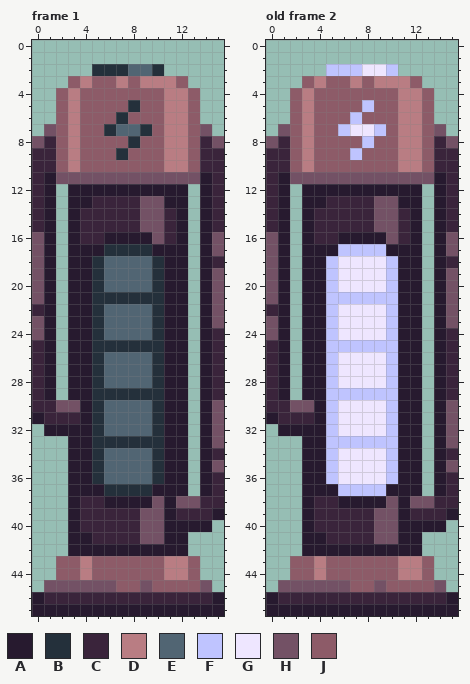
Two versions of one pixel-art file, Assets/Mechanics/battery.aseprite. The picture above was drawn from the file before the commit.
16x48 pixels, 3 frames. Shown: frame 1, old frame 2. The commit also changed other frames, which this record leaves out.
Palette (. is transparent): A #271a2f  B #24303b  C #3a243b  D #b97d83  E #516573  F #bfc4ff  G #eee6ff  H #735165  J #8d5b68
Pixels before, frame 1, first column x 0:
 2 .....BBBEEB.....
 3 ...JDJJDJDDDJ...
 4 ..JDJJJJJJJDDJ..
 5 ..JDJJJJBJJDDJ..
 6 ..JDJJJBJJJDDJ..
 7 .HJDJJBEEBJDDJH.
 8 HCJDJJJJBJJDDJCH
 9 CCJDJJJBJJJDDJCC
10 CCJDJJJJJJJDDJCC
11 CAHHHHHHHHHHHHAC
12 CA.AAAAAAAAAA.AC
13 CA.AACCCCHHAA.AC
14 CA.ACCCCCHHCA.AC
15 CA.ACCCCCHHCA.AC
16 HA.ACCAAAAHCA.AH
17 HA.AAABBBBAAA.AH
18 HA.AABEEEEBAA.AC
19 HA.AABEEEEBAA.AH
20 HA.AABEEEEBAA.AH
21 HA.AABBBBBBAA.AH
22 CA.AABEEEEBAA.AH
23 HA.AABEEEEBAA.AH
24 HA.AABEEEEBAA.AC
25 CA.AABBBBBBAA.AC
26 CA.AABEEEEBAA.AC
27 CA.AABEEEEBAA.AC
28 CA.AABEEEEBAA.AC
29 CA.AABBBBBBAA.AC
30 CCHHABEEEEBAA.AH
31 ACCCABEEEEBAA.AH
32 .AAAABEEEEBAA.AH
33 ...AABBBBBBAA.AH
34 ...AABEEEEBAA.AC
35 ...AABEEEEBAA.AH
36 ...AABEEEEBAA.AC
37 ...AAABBBBAAA.AC
38 ...ACCAAAAHAHHCC
39 ...ACCCCCHHACCCA
40 ...ACCCCCHHAAAA.
41 ...AACCCCHHAA...
42 ...AAAAAAAAAA...
43 ..JJDJJJJJJDDJ..
44 ..JJDJJJJJJDDJ..
45 .HHHHHHJJHJJJJH.
46 ACCCCCCCCCCCCCCA
47 AAAAAAAAAAAAAAAA
Pixels before, old frame 2, first column x 0:
 2 .....FFFGGF.....
 3 ...JDJJDJDDDJ...
 4 ..JDJJJJJJJDDJ..
 5 ..JDJJJJFJJDDJ..
 6 ..JDJJJFJJJDDJ..
 7 .HJDJJFGGFJDDJH.
 8 HCJDJJJJFJJDDJCH
 9 CCJDJJJFJJJDDJCC
10 CCJDJJJJJJJDDJCC
11 CAHHHHHHHHHHHHAC
12 CA.AAAAAAAAAA.AC
13 CA.AACCCCHHAA.AC
14 CA.ACCCCCHHCA.AC
15 CA.ACCCCCHHCA.AC
16 HA.ACCAAAAHCA.AH
17 HA.AAAFFFFAAA.AH
18 HA.AAFGGGGFAA.AC
19 HA.AAFGGGGFAA.AH
20 HA.AAFGGGGFAA.AH
21 HA.AAFFFFFFAA.AH
22 CA.AAFGGGGFAA.AH
23 HA.AAFGGGGFAA.AH
24 HA.AAFGGGGFAA.AC
25 CA.AAFFFFFFAA.AC
26 CA.AAFGGGGFAA.AC
27 CA.AAFGGGGFAA.AC
28 CA.AAFGGGGFAA.AC
29 CA.AAFFFFFFAA.AC
30 CCHHAFGGGGFAA.AH
31 ACCCAFGGGGFAA.AH
32 .AAAAFGGGGFAA.AH
33 ...AAFFFFFFAA.AH
34 ...AAFGGGGFAA.AC
35 ...AAFGGGGFAA.AH
36 ...AAFGGGGFAA.AC
37 ...AAAFFFFAAA.AC
38 ...ACCAAAAHAHHCC
39 ...ACCCCCHHACCCA
40 ...ACCCCCHHAAAA.
41 ...AACCCCHHAA...
42 ...AAAAAAAAAA...
43 ..JJDJJJJJJDDJ..
44 ..JJDJJJJJJDDJ..
45 .HHHHHHJJHJJJJH.
46 ACCCCCCCCCCCCCCA
47 AAAAAAAAAAAAAAAA
And afterwards:
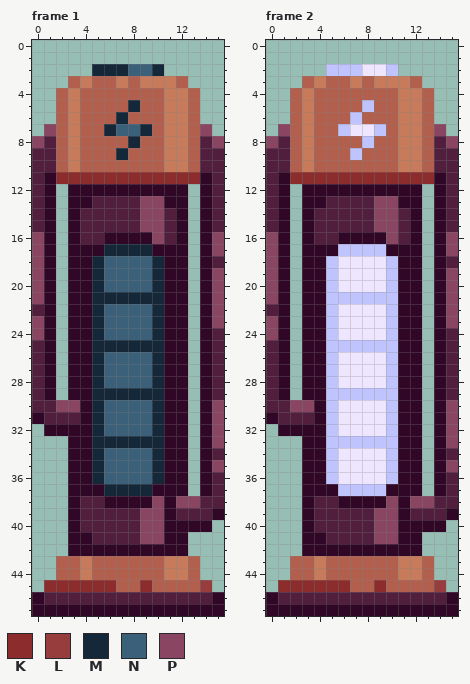
Colours new in this view: K #8c2c2c  L #983d3d  M #15283a  N #3b6079  P #894562
A new or re-ordered frame is compared with the old frame closest to it.
Change:
frames 3 -> 6
colour A: #271a2f -> #310727
colour C: #3a243b -> #521e3d
colour D: #b97d83 -> #c87b5a
colour J: #8d5b68 -> #b35f4d
Frame 1, layer "sprite":
y 2: x 5..10 BBBEEB -> MMMNNM
y 5: x 8 B -> M
y 6: x 7 B -> M
y 7: x 1 H -> P; x 6..9 BEEB -> MNNM; x 14 H -> P
y 8: x 0 H -> P; x 8 B -> M; x 15 H -> P
y 9: x 7 B -> M
y 11: x 2..13 HHHHHHHHHHHH -> KKKKKKKKKKKK
y 13..15: x 9..10 HH -> PP
y 16: x 0 H -> P; x 10 H -> P; x 15 H -> P
y 17: x 0 H -> P; x 6..9 BBBB -> MMMM; x 15 H -> P
y 18: x 0 H -> P; x 5..10 BEEEEB -> MNNNNM
y 19..20: x 0 H -> P; x 5..10 BEEEEB -> MNNNNM; x 15 H -> P
y 21: x 0 H -> P; x 5..10 BBBBBB -> MMMMMM; x 15 H -> P
y 22: x 5..10 BEEEEB -> MNNNNM; x 15 H -> P
y 23: x 0 H -> P; x 5..10 BEEEEB -> MNNNNM; x 15 H -> P
y 24: x 0 H -> P; x 5..10 BEEEEB -> MNNNNM
y 25: x 5..10 BBBBBB -> MMMMMM
y 26..28: x 5..10 BEEEEB -> MNNNNM
y 29: x 5..10 BBBBBB -> MMMMMM
y 30: x 2..3 HH -> PP; x 5..10 BEEEEB -> MNNNNM; x 15 H -> P
y 31..32: x 5..10 BEEEEB -> MNNNNM; x 15 H -> P
y 33: x 5..10 BBBBBB -> MMMMMM; x 15 H -> P
y 34: x 5..10 BEEEEB -> MNNNNM
y 35: x 5..10 BEEEEB -> MNNNNM; x 15 H -> P
y 36: x 5..10 BEEEEB -> MNNNNM
y 37: x 6..9 BBBB -> MMMM
y 38: x 10 H -> P; x 12..13 HH -> PP
y 39..41: x 9..10 HH -> PP
y 45: x 1..6 HHHHHH -> KKKKKK; x 9 H -> K; x 14 H -> L
Frame 2 is new; against old frame 2, layer "sprite":
y 7: x 1 H -> P; x 14 H -> P
y 8: x 0 H -> P; x 15 H -> P
y 11: x 2..13 HHHHHHHHHHHH -> KKKKKKKKKKKK
y 13..15: x 9..10 HH -> PP
y 16: x 0 H -> P; x 10 H -> P; x 15 H -> P
y 17: x 0 H -> P; x 15 H -> P
y 18: x 0 H -> P
y 19..21: x 0 H -> P; x 15 H -> P
y 22: x 15 H -> P
y 23: x 0 H -> P; x 15 H -> P
y 24: x 0 H -> P
y 30: x 2..3 HH -> PP; x 15 H -> P
y 31..33: x 15 H -> P
y 35: x 15 H -> P
y 38: x 10 H -> P; x 12..13 HH -> PP
y 39..41: x 9..10 HH -> PP
y 45: x 1..6 HHHHHH -> KKKKKK; x 9 H -> K; x 14 H -> L
Pixel boxes of the changes (left, top, right, bottom) in both pictures:
changed: (32, 64, 224, 616)
changed: (266, 76, 458, 616)
